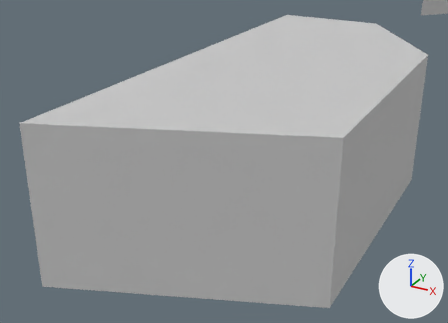
An edit to the FBX model Kalevala Pinball/Assets/Models/Playfield Obstacles.FBX, drawn before and after from the same camera.
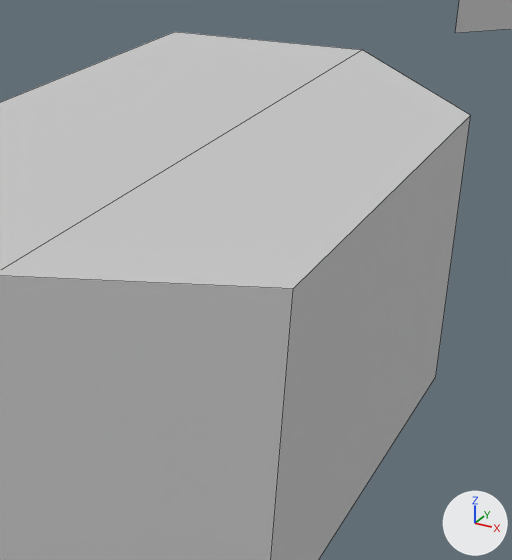
Each version is shown from a 50 mm lens placed at (-0.1793, -0.3116, 0.0692), pointed at (-0.2437, -0.1946, 0.0107), then close up on the part from 45% to 100% of the width and 0% to 83% of the height. Arrows for +X, +Y and +Z are at lower right; the lights stay in place. The close-ups show mesh edges as thin lines. Where no turn or scale is listed for an object, it has been applied to the vertices.

Objects in the first close-up: 'Structure005', 'Structure008'.
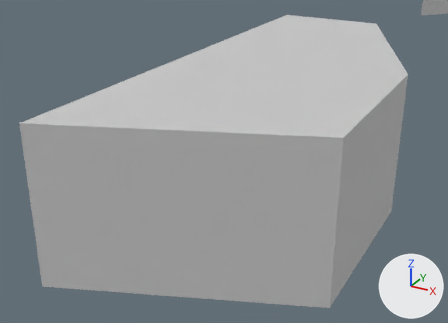
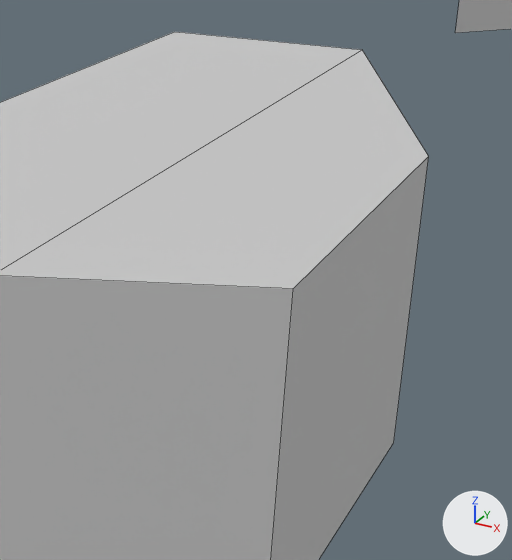
Scene script edits in JSON lines:
```json
{"block": "me_mesh_001", "where": "me_mesh_001.from_pydata(...)  # 12 vertices, 7 faces; spans x -2.51..2.51, y -5.63..5.63, z -1.85..1.45"}
{"block": "me_mesh_001", "where": "# used by ob_structure005; parent = ob_playfield_obstacles; location = (-23.21, -18.54, 1.45); scale = (-1.0, -1.0, -1.0)"}
{"block": "me_mesh_001", "change": "me_mesh_001 part 1"}
{"op": "set", "path": "me_mesh_001.vertices[2].co", "old": "(-2.51, -2.53, 1.45)", "new": "(-2.51, -0.57, 1.45)", "note": "pixel (435, 376) -> pixel (393, 442)"}
{"op": "set", "path": "me_mesh_001.vertices[6].co", "old": "(-2.51, -2.53, -1.85)", "new": "(-2.51, -0.57, -1.85)", "note": "pixel (470, 115) -> pixel (428, 156)"}
```

What differs and where, as boxes [x1, y1, x2, y2] in the close-ups (512 x 560 px; the box of a moved part takes in the faces that stretch with it):
```json
{"object": "Structure005", "change": "reshaped", "before": [0, 32, 471, 560], "after": [0, 32, 429, 560]}
{"part": 1, "of": "me_mesh_001", "change": "moved or reshaped", "before": [0, 50, 471, 560], "after": [0, 50, 429, 560]}
```
